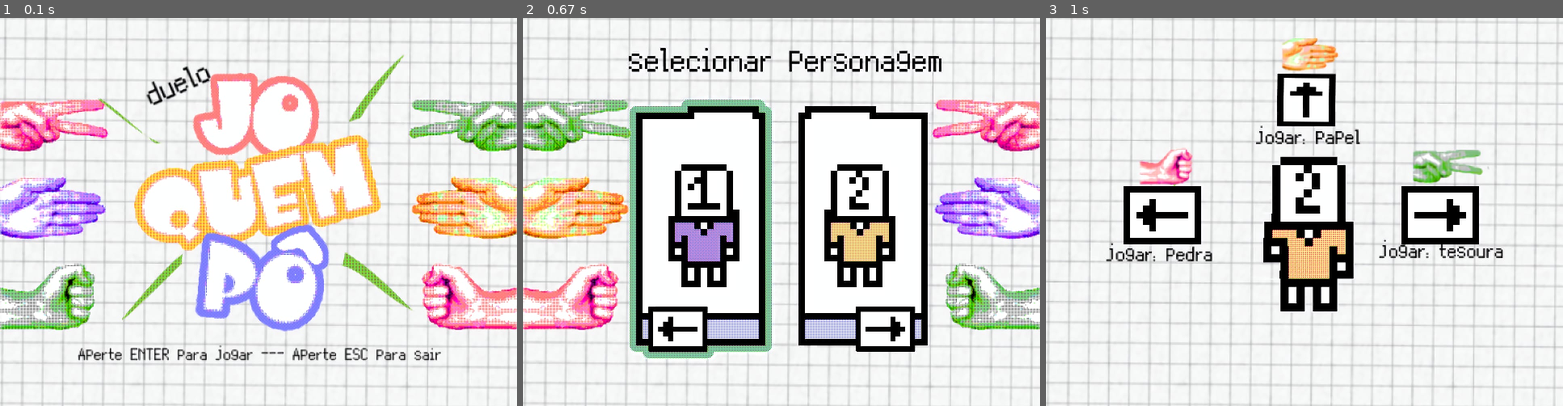
Above: before the commit, frames 1-3 (left to right).
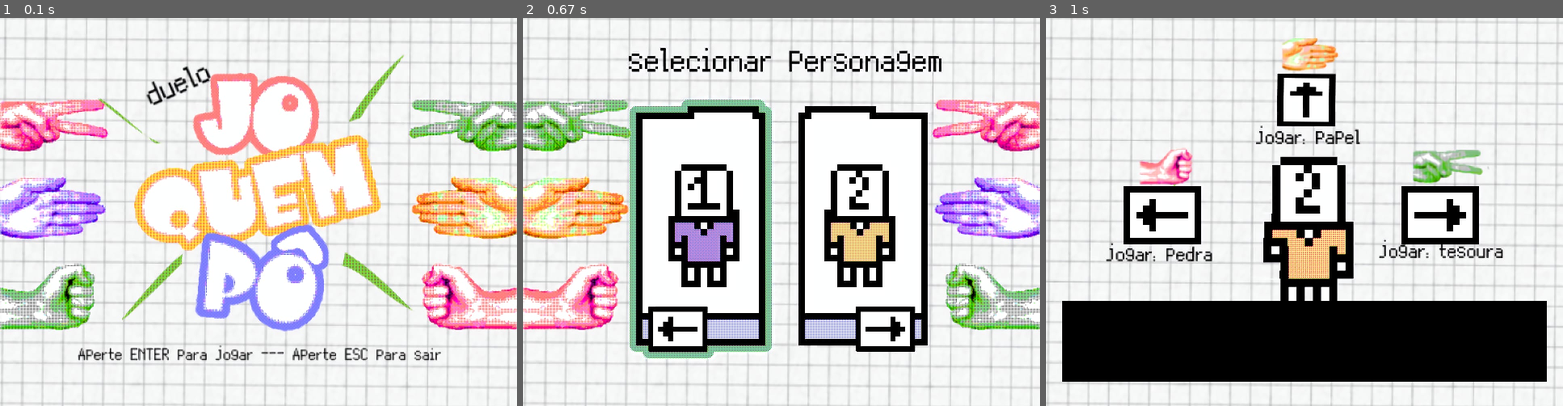
Above: after the commit, the same moments.

Repository: Re11037-00/ppt-pygame
Game: pygame game, started from jogo.py
Same seed, same stepped clock (60 frames per second), same inputs: the game is played once before the commit and once after it.
Inputs:
- Up to frame 1 (0.1 s): no input
- Up to frame 2 (0.67 s): tap Enter at 0.33 s
- Up to frame 3 (1 s): tap Enter at 0.67 s

Frames 1-2 are identical in both runs. In frame 3, 19% of the frame differs, in the area x 3-97%, y 72-94%.

Commit message:
balão de fala parcialmente implementado

Diff:
--- a/jogo.py
+++ b/jogo.py
@@ -5,16 +5,21 @@
 screen = pygame.display.set_mode((640, 480))
 clock = pygame.time.Clock()
 running = True
+font = pygame.font.Font(None, 36)
 
 #variaveis
 estado = 'menu'
 personagem = 0
 opcoes = ['pedra', 'papel', 'tesoura']
-escolha_jogador = 0
+escolha_jogador = None
 escolha_computador = random.choice(opcoes)
 pontos_jogador = 5
 pontos_computador = 5
 resultado = 0
+
+#balão de fala
+mensagem = ""
+texto = font.render(mensagem, True, (255, 255, 255))
 
 # fundos
 tela_inicial = pygame.image.load('assets/tela_inicial.jpeg').convert()  # Imagem de tela inicial
@@ -72,6 +77,15 @@
             pontos_computador += 1
 
 
+        # if estado == 'jogo': #'texto no balão de fala'
+        #     mensagem = f'você escolheu {escolha_jogador} computador escolheu {escolha_computador}. Resultado: {resultado}! Pontos - Você: {pontos_jogador}, Computador: {pontos_computador}'
+
+        if estado == 'jogo' and (pontos_jogador == 0 or pontos_computador == 0):
+            estado = 'menu'  #volta para o menu se algum jogador chegar a 0 pontos
+            pontos_jogador = 5
+            pontos_computador = 5
+            mensagem = ""
+
         # Definir fundo
     if estado == 'menu':
         screen.blit(tela_inicial, (0, 0))
@@ -86,6 +100,13 @@
         else:
             screen.blit(bg_jogo_p2, (0, 0))
 
+    #criar balão
+    if estado == 'jogo':
+        # texto = font.render(mensagem, True, (255, 255, 255))
+        pygame.draw.rect(screen, (0, 0, 0), (20, 350, 600, 100))
+        screen.blit(texto, (30, 360))
+
+
   pygame.display.flip()
   clock.tick(60)
 
